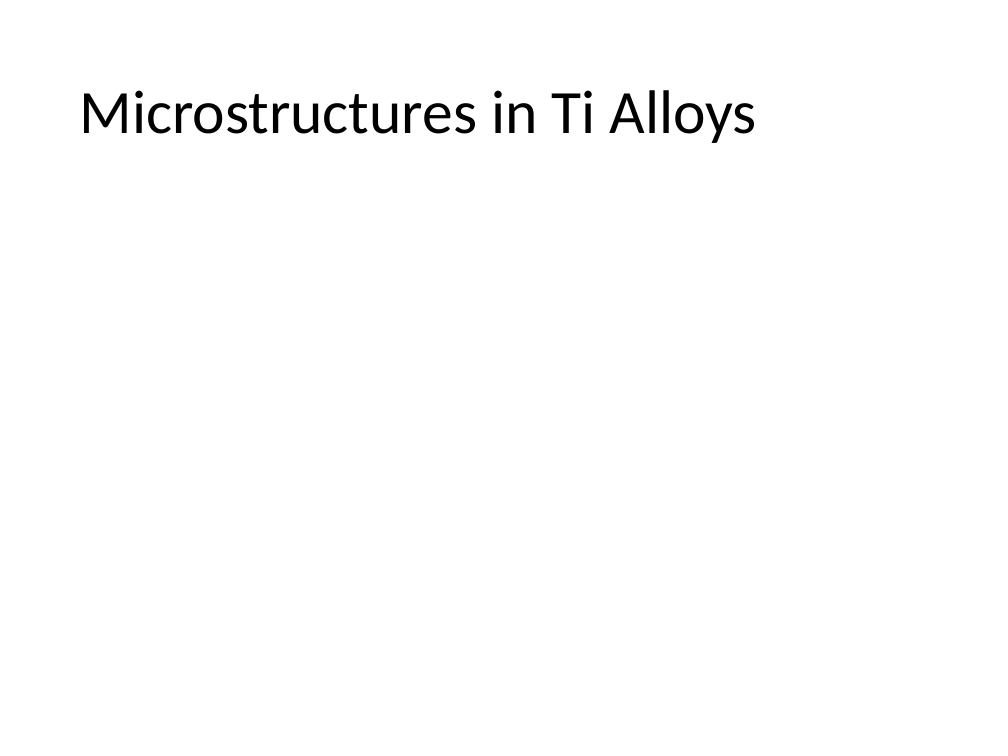
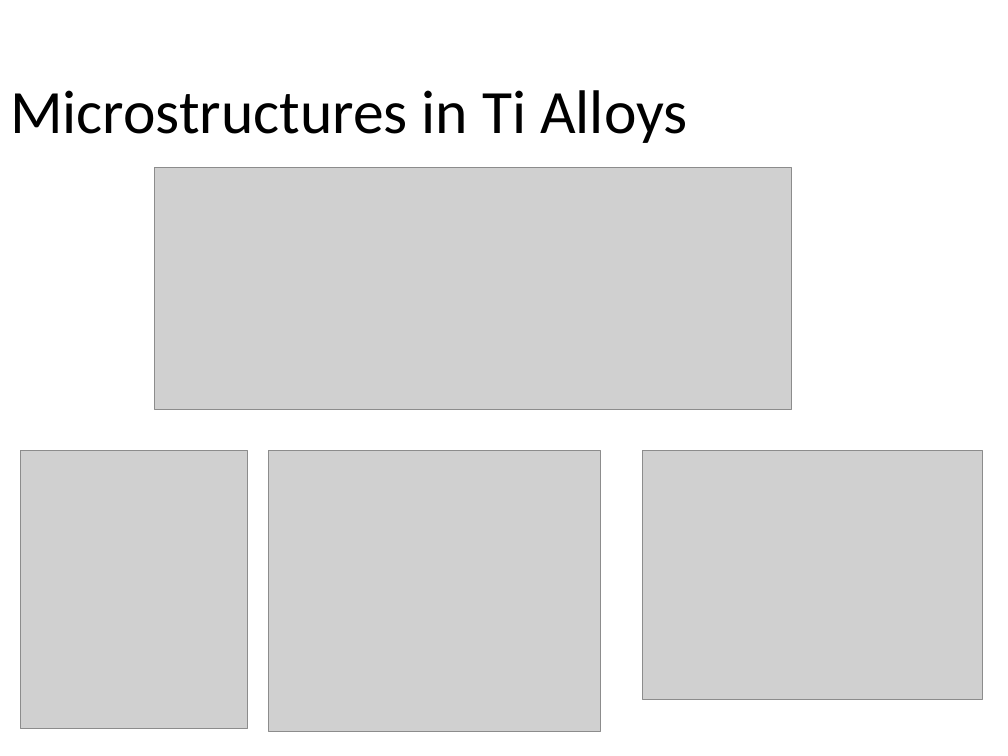
Before and after one commit to Sharanc25/Elements, a slide deck: slide 4 of Thesis/Comprehensive Exam/References/yazar.pptx. Drawn at 1008x756 pixels with LibreOffice and Linux fonts; fonts in the diff are those of the drawing; grey boxes stand for pictures. Boxes give left, top, right and bottom in pixels: in the first picture for what was removed or moved away, otherwise in the second. Text is boxed around its words. In the diff, an @@ line names an element or a change of style, - is before the commit and + after.

Commit message:
/ ‘Thesis/Comprehensive Exam/References/yazar.pptx’

```diff
--- a/Thesis/Comprehensive Exam/References/yazar.pptx
+++ b/Thesis/Comprehensive Exam/References/yazar.pptx
@@ title "Microstructures in Ti Alloys": place and size @@
-title "Microstructures in Ti Alloys" at (79,90,756,143)
+title "Microstructures in Ti Alloys" at (10,90,687,143)
@@ picture added at (154,167,792,408) @@
@@ picture added at (20,451,248,728) @@
@@ picture added at (268,451,601,731) @@
@@ picture added at (642,451,982,700) @@
```
